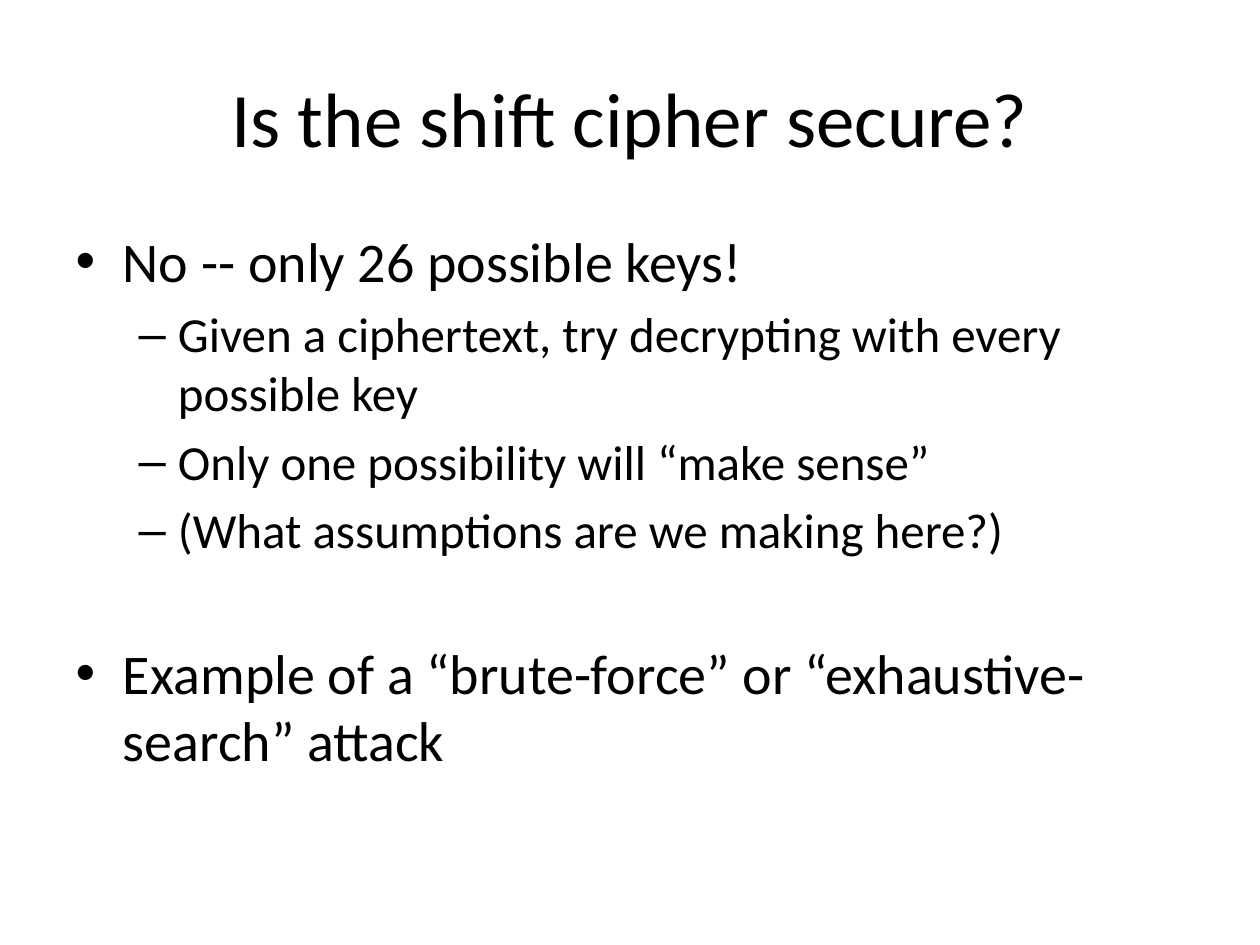
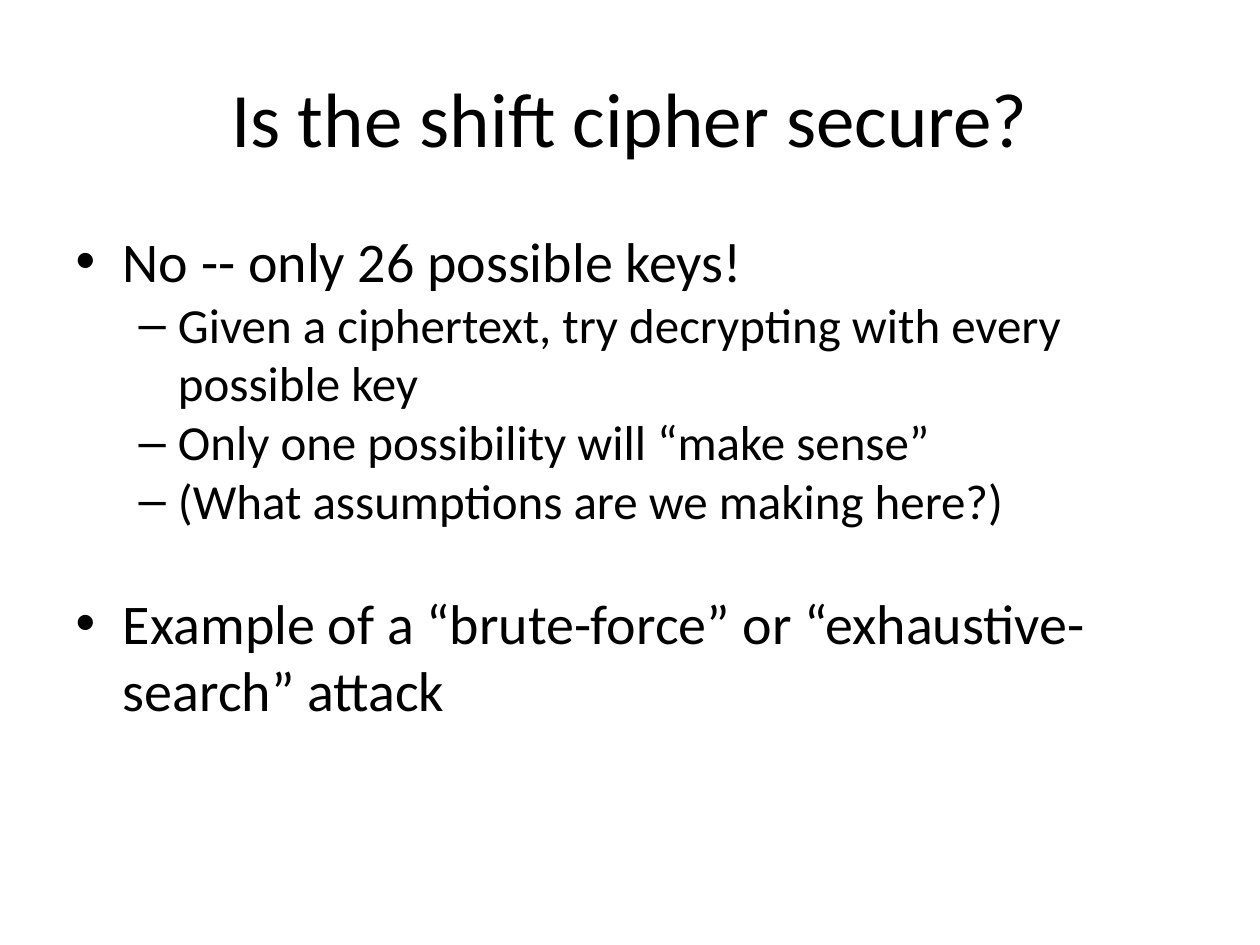
Before and after one commit to lucas-vasconcelos-pirani-carneiro/unb, a slide deck: slide 23 of seguranca-computacional/slides/criptografia-01.pptx. Drawn at 1260x945 pixels with LibreOffice and Linux fonts; fonts in the diff are those of the drawing. Boxes give left, top, right and bottom in pixels: in the first picture for what was removed or moved away, otherwise in the second. Text is boxed around its words. In the diff, an @@ line names an element or a change of style, - is before the commit and + after.

```diff
--- a/seguranca-computacional/slides/criptografia-01.pptx
+++ b/seguranca-computacional/slides/criptografia-01.pptx
@@ text "No -- only 26 possible ..." at box(123, 243, 1084, 712): less space between paragraphs @@
```
Also in this commit, not shown: 23 other slides changed.
